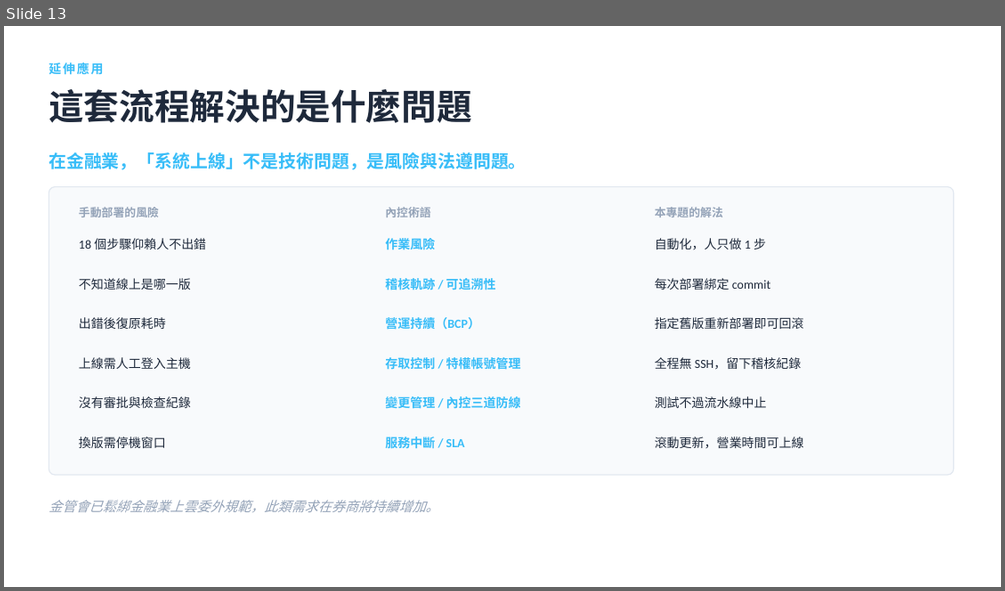
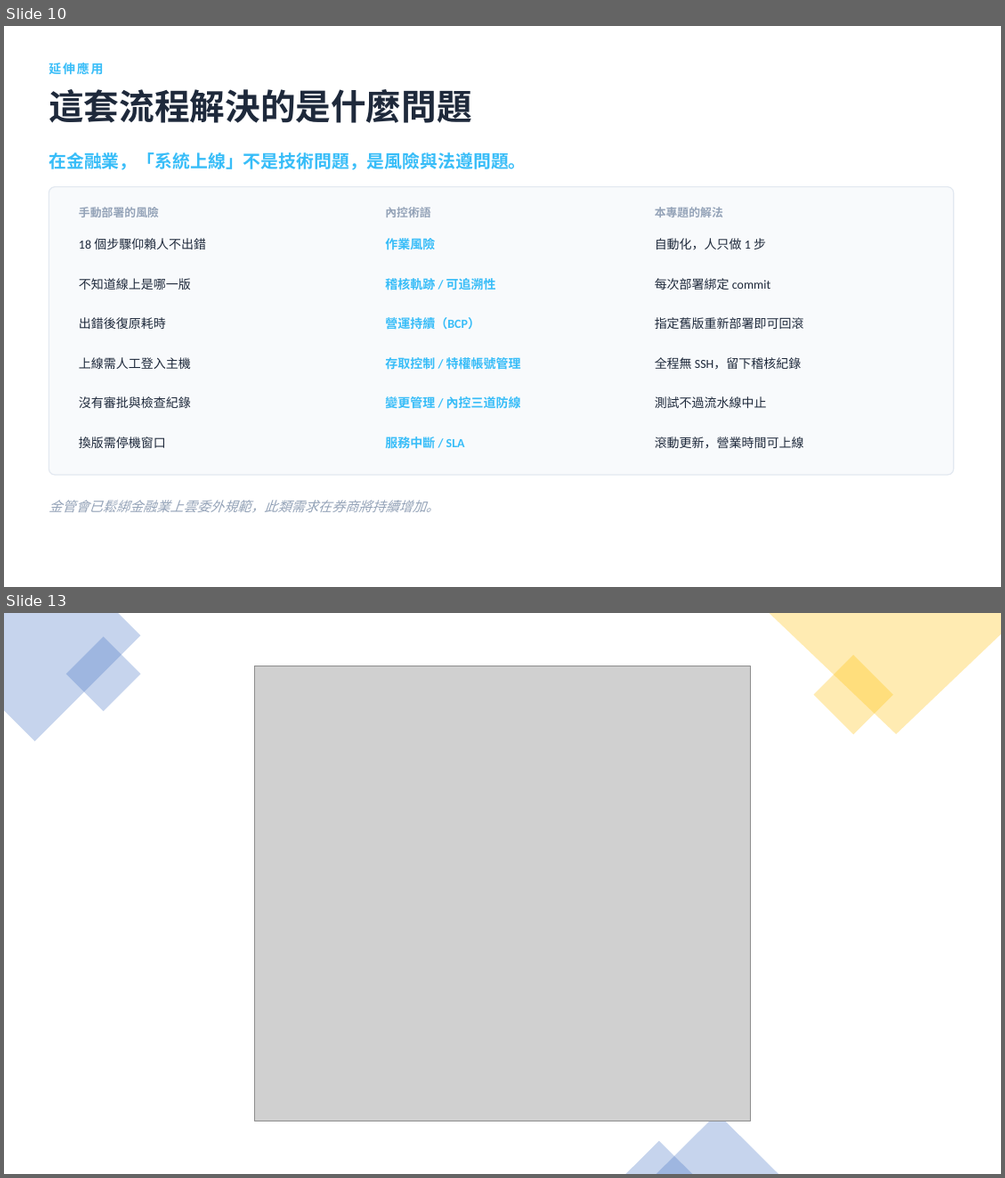
Before and after one commit to CarlosChangYao/aws-cicd-pipeline, a slide deck: 簡報/NKC202_期末專題_驗收簡報.pptx. Shown one above the other, each under a label of ours: slide 13 before the commit, slides 10 and 13 after it; the slides between them are not shown. The pictures are 1005x591 and 1005x1178 pixels, drawn with LibreOffice and Linux fonts; fonts in the diff are those of the drawing; grey boxes stand for pictures. Boxes give left, top, right and bottom in pixels: in the first picture for what was removed or moved away, otherwise in the second. Text is boxed around its words. In the diff, an @@ line names an element or a change of style, - is before the commit and + after.

```diff
--- a/簡報/NKC202_期末專題_驗收簡報.pptx
+++ b/簡報/NKC202_期末專題_驗收簡報.pptx
@@ slide 13 added at [4,613,1001,1174], background #FFFFFF @@
@@ freeform shape added at [4,613,141,741], fill #4472C4 at 30% opacity @@
@@ rectangle added at [66,636,141,712], fill #4472C4 at 30% opacity @@
@@ freeform shape added at [769,613,1001,734], fill #FFC000 at 30% opacity @@
@@ picture added at [255,666,751,1121] @@
@@ rectangle added at [813,655,893,735], fill #FFC000 at 30% opacity @@
@@ triangle added at [656,1113,778,1174], fill #4472C4 at 30% opacity @@
@@ triangle added at [626,1141,693,1174], fill #4472C4 at 30% opacity @@
@@ what was slide 13 is now slide 10 @@
```
Also in this commit, not shown: 2 other slides added, 4 slides removed, 3 other files.
